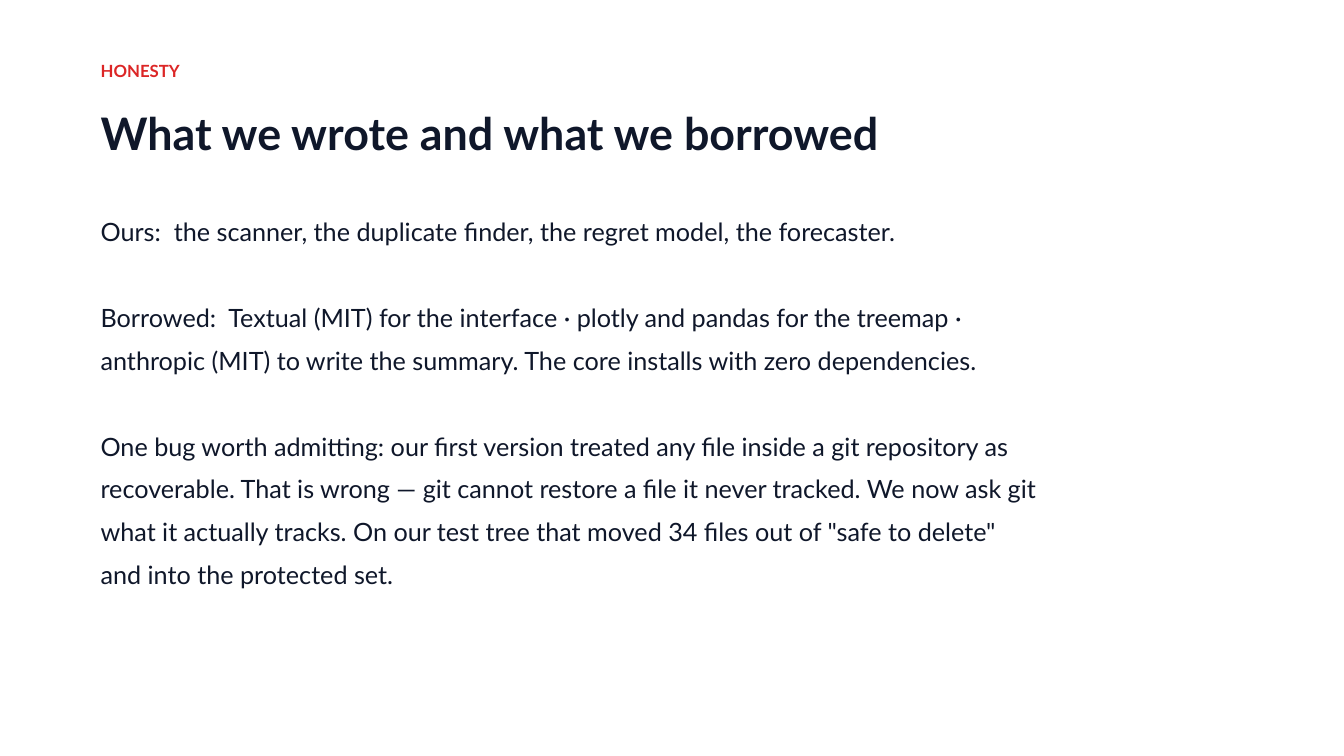
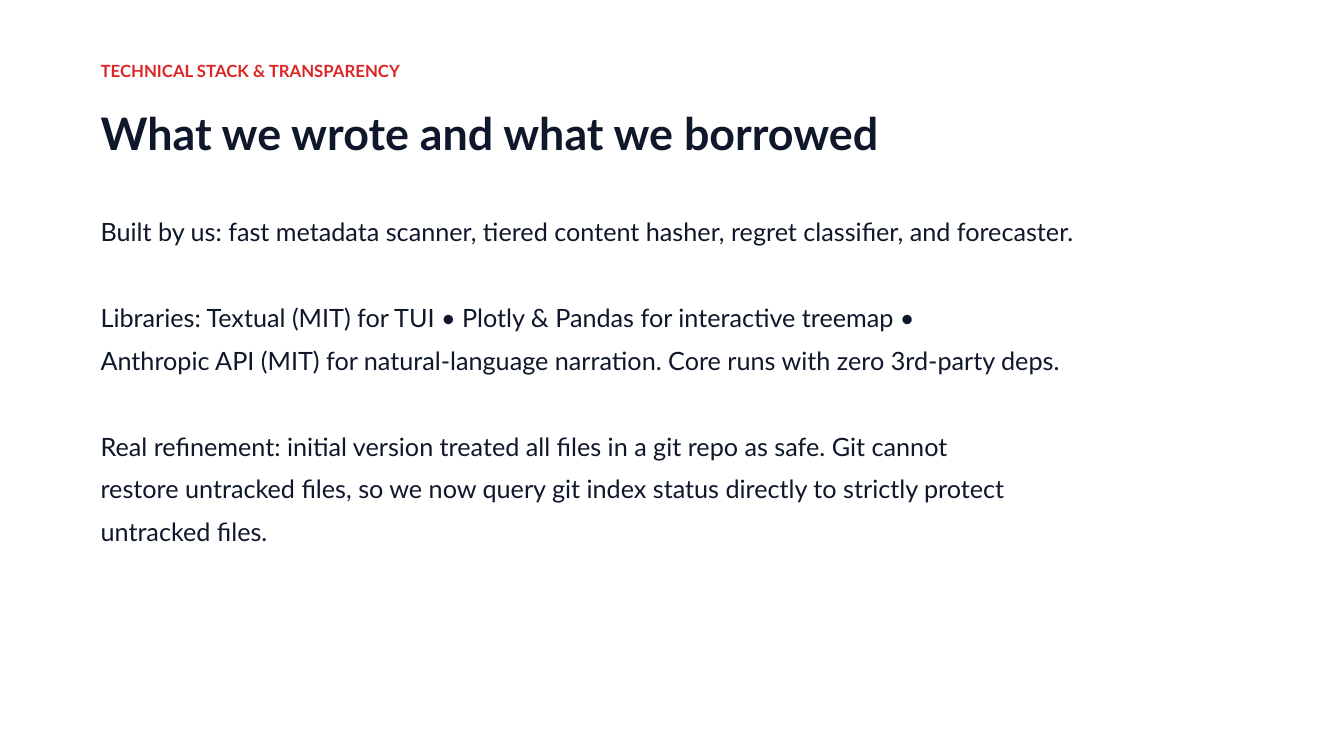
Before and after one commit to basithladdu/sanchay, a slide deck: slide 8 of docs/SANCHAY.pptx. Drawn at 1344x756 pixels with LibreOffice and Linux fonts; fonts in the diff are those of the drawing. Boxes give left, top, right and bottom in pixels: in the first picture for what was removed or moved away, otherwise in the second. Text is boxed around its words. In the diff, an @@ line names an element or a change of style, - is before the commit and + after.

```diff
--- a/docs/SANCHAY.pptx
+++ b/docs/SANCHAY.pptx
@@ text at (101, 64, 400, 77): text changed @@
-HONESTY
+TECHNICAL STACK & TRANSPARENCY
@@ text at (101, 222, 1073, 542): text changed @@
-Ours: the scanner, the duplicate finder, the regret model, the forecaster.
-Borrowed: Textual (MIT) for the interface · plotly and pandas for the treemap ·
-anthropic (MIT) to write the summary. The core installs with zero dependencies.
-One bug worth admitting: our first version treated any file inside a git repository as
-recoverable. That is wrong — git cannot restore a file it never tracked. We now ask git
-what it actually tracks. On our test tree that moved 34 files out of "safe to delete"
-and into the protected set.
+Built by us: fast metadata scanner, tiered content hasher, regret classifier, and forecaster.
+Libraries: Textual (MIT) for TUI • Plotly & Pandas for interactive treemap •
+Anthropic API (MIT) for natural-language narration. Core runs with zero 3rd-party deps.
+Real refinement: initial version treated all files in a git repo as safe. Git cannot
+restore untracked files, so we now query git index status directly to strictly protect
+untracked files.
```
Also in this commit, not shown: 5 other slides changed.
